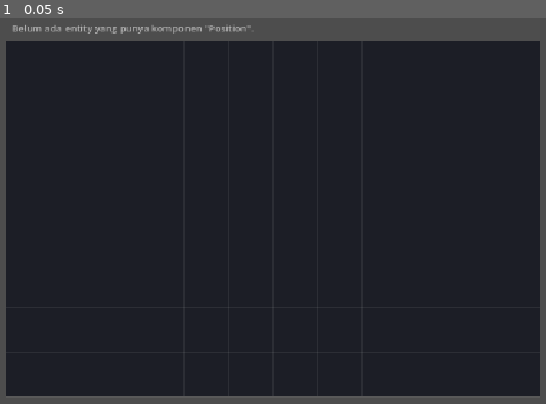
Above: before the commit, frame 1.
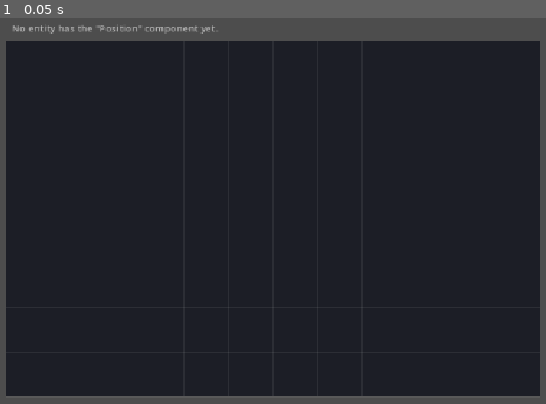
Above: after the commit, the same moment.

Repository: Ahingg/amalgaform
Game: Godot game, scene res://view/main.tscn
Two runs of this game, one before a commit and one after it. Both use one fixed random seed, a clock stepped at 60 frames per second and the inputs below.
Inputs:
- Up to frame 1 (0.05 s): no input

The runs differ from the first frame. In frame 1, 0.3% of the frame differs, in the area x 2-46%, y 1-5%.

Commit message:
Switch view layer and sim README to English
Identifiers and comments in view/renderer.gd, sim/README.md and the inserted
lines in view/main.gd are now English. No behaviour change.

Co-Authored-By: Claude Opus 5 <noreply@anthropic.com>
Claude-Session: https://claude.ai/code/session_01LPc8W22Zk5G2ppB9vrTEnU

Diff:
--- /dev/null
+++ b/challenge-6/sim/systems/move_system.gd
@@ -0,0 +1,3 @@
+class_name MoveSystem
+
+extends RefCounted
--- a/challenge-6/view/main.gd
+++ b/challenge-6/view/main.gd
@@ -33,8 +33,8 @@
 	#print(world.entity_have_component(Comp.WIND, e1))
 
 
-	# Lapisan tampilan. Ditambahkan dari kode biar scene-nya tetap sederhana.
-	# renderer.gd cuma BACA world, gak pernah nulis apa pun ke sim/.
+	# View layer. Added from code to keep the scene file simple.
+	# renderer.gd only READS world, it never writes into sim/.
 	add_child(WorldRenderer.new())
 
 
--- a/challenge-6/view/renderer.gd
+++ b/challenge-6/view/renderer.gd
@@ -2,27 +2,27 @@
 extends Node2D
 
 # ============================================================================
-# LAPISAN TAMPILAN — CUMA BACA
+# VIEW LAYER — READ ONLY
 #
-# File ini tidak pernah menulis apa pun ke World. Dia cuma bertanya dan
-# menggambar. Kalau suatu saat file ini dihapus, simulasi tetap jalan sama
-# persis — cuma jadi tidak kelihatan.
+# This file never writes anything into World. It only asks and draws. If this
+# file were deleted, the simulation would still run exactly the same — it would
+# just be invisible.
 #
-# KONTRAK dengan sim/:
-#   - komponen "Position" berisi {"x": float, "y": float} dalam satuan petak
-#   - komponen "Size" (opsional) berisi {"w": float, "h": float}, default 1x1
+# CONTRACT with sim/:
+#   - component "Position" holds {"x": float, "y": float} in tile units
+#   - component "Size" (optional) holds {"w": float, "h": float}, default 1x1
 #
-# Sengaja pakai string mentah, bukan Comp.XXX, supaya file ini tidak pernah
-# bikin sim/ gagal di-parse kalau nama konstantanya belum ada atau berubah.
-# Kalau ada nama komponen baru yang mau kelihatan, tambahkan di BADGE_ORDER.
+# Raw strings are used here on purpose instead of Comp.XXX, so that this file
+# can never break sim/ parsing if a constant is missing or renamed.
+# To make a new component show up as a badge, add it to BADGE_ORDER.
 # ============================================================================
 
-const KOMPONEN_POSISI := "Position"
-const KOMPONEN_UKURAN := "Size"
-const KOMPONEN_DELAY := "Delay"
+const COMP_POSITION := "Position"
+const COMP_SIZE := "Size"
+const COMP_DELAY := "Delay"
 
-# Urutan menentukan prioritas warna: yang paling atas menang.
-const WARNA_KOMPONEN := {
+# Order matters: the first matching component wins the color.
+const COMPONENT_COLORS := {
 	"Burn": Color(1.0, 0.45, 0.15),
 	"Fire": Color(0.95, 0.3, 0.2),
 	"Water": Color(0.25, 0.6, 1.0),
@@ -31,18 +31,18 @@
 	"Health": Color(0.55, 0.8, 0.4),
 }
 
-# Komponen yang namanya ditulis di bawah tiap entity, biar kelihatan
-# entity itu lagi "berbentuk" apa. Ini alat debug ECS yang paling kepakai.
+# Component names printed under each entity, so you can see what shape that
+# entity currently has. This is the most useful ECS debugging tool here.
 const BADGE_ORDER := [
 	"Position", "Velocity", "Size", "Delay", "Fire", "Water", "Wind",
 	"Burn", "Damaged", "Health",
 ]
 
-@export var lebar_grid: int = 12
-@export var tinggi_grid: int = 8
-@export var ukuran_petak: float = 64.0
+@export var grid_width: int = 12
+@export var grid_height: int = 8
+@export var tile_size: float = 64.0
 @export var margin: Vector2 = Vector2(48, 48)
-@export var tampilkan_badge: bool = true
+@export var show_badges: bool = true
 
 var _font: Font
 
@@ -52,138 +52,138 @@
 
 
 func _process(_delta: float) -> void:
-	# Simulasi berjalan di _physics_process milik Main. Di sini kita cuma minta
-	# gambar ulang tiap frame layar.
+	# The simulation advances in Main's _physics_process. Here we only ask for
+	# a repaint every rendered frame.
 	queue_redraw()
 
 
 func _draw() -> void:
-	_gambar_grid()
+	_draw_grid()
 
-	var world = _ambil_world()
+	var world = _get_world()
 	if world == null:
-		_gambar_pesan("World belum ada di Main. Renderer nunggu.")
+		_draw_message("No World on Main yet. Renderer is waiting.")
 		return
 
-	var kunci: Array[String] = [KOMPONEN_POSISI]
-	var ids: Array[int] = world.get_entities_with_comp(kunci)
+	var query: Array[String] = [COMP_POSITION]
+	var ids: Array[int] = world.get_entities_with_comp(query)
 
 	if ids.is_empty():
-		_gambar_pesan("Belum ada entity yang punya komponen \"%s\"." % KOMPONEN_POSISI)
+		_draw_message("No entity has the \"%s\" component yet." % COMP_POSITION)
 		return
 
 	for id in ids:
-		_gambar_entity(world, id)
+		_draw_entity(world, id)
 
 
-# --- pengambilan world -------------------------------------------------------
+# --- world lookup ------------------------------------------------------------
 
-# Sengaja diambil ulang tiap frame, bukan disimpan sekali di _ready.
-# Alasannya: pas retry, Main bikin World BARU. Kalau referensinya di-cache,
-# renderer bakal terus menggambar dunia lama yang sudah dibuang.
-func _ambil_world():
-	var induk := get_parent()
-	if induk == null:
+# Fetched every frame on purpose instead of cached once in _ready.
+# Reason: on retry, Main builds a NEW World. A cached reference would keep
+# drawing the old, discarded world forever.
+func _get_world():
+	var parent := get_parent()
+	if parent == null:
 		return null
-	return induk.get("world")
+	return parent.get("world")
 
 
-# --- menggambar --------------------------------------------------------------
+# --- drawing -----------------------------------------------------------------
 
-func _gambar_grid() -> void:
-	var w := lebar_grid * ukuran_petak
-	var h := tinggi_grid * ukuran_petak
+func _draw_grid() -> void:
+	var w := grid_width * tile_size
+	var h := grid_height * tile_size
 
 	draw_rect(Rect2(margin, Vector2(w, h)), Color(0.11, 0.12, 0.15), true)
 
-	var warna_garis := Color(1, 1, 1, 0.07)
-	for i in range(lebar_grid + 1):
-		var x := margin.x + i * ukuran_petak
-		draw_line(Vector2(x, margin.y), Vector2(x, margin.y + h), warna_garis, 1.0)
-	for j in range(tinggi_grid + 1):
-		var y := margin.y + j * ukuran_petak
-		draw_line(Vector2(margin.x, y), Vector2(margin.x + w, y), warna_garis, 1.0)
+	var line_color := Color(1, 1, 1, 0.07)
+	for i in range(grid_width + 1):
+		var x := margin.x + i * tile_size
+		draw_line(Vector2(x, margin.y), Vector2(x, margin.y + h), line_color, 1.0)
+	for j in range(grid_height + 1):
+		var y := margin.y + j * tile_size
+		draw_line(Vector2(margin.x, y), Vector2(margin.x + w, y), line_color, 1.0)
 
 
-func _gambar_entity(world, id: int) -> void:
-	var pos: Dictionary = world.get_component_value(KOMPONEN_POSISI, id)
+func _draw_entity(world, id: int) -> void:
+	var pos: Dictionary = world.get_component_value(COMP_POSITION, id)
 	var px: float = float(pos.get("x", 0.0))
 	var py: float = float(pos.get("y", 0.0))
 
-	var lebar := 1.0
-	var tinggi := 1.0
-	if world.entity_have_component(KOMPONEN_UKURAN, id):
-		var uk: Dictionary = world.get_component_value(KOMPONEN_UKURAN, id)
-		lebar = float(uk.get("w", 1.0))
-		tinggi = float(uk.get("h", 1.0))
+	var w := 1.0
+	var h := 1.0
+	if world.entity_have_component(COMP_SIZE, id):
+		var s: Dictionary = world.get_component_value(COMP_SIZE, id)
+		w = float(s.get("w", 1.0))
+		h = float(s.get("h", 1.0))
 
-	var kiri_atas := margin + Vector2(px, py) * ukuran_petak
-	var ukuran := Vector2(lebar, tinggi) * ukuran_petak
-	var kotak := Rect2(kiri_atas, ukuran)
+	var top_left := margin + Vector2(px, py) * tile_size
+	var size := Vector2(w, h) * tile_size
+	var rect := Rect2(top_left, size)
 
-	var warna := _warna_untuk(world, id)
+	var color := _color_for(world, id)
 
-	# Petak-petak yang tersentuh entity ini (okupansi biner: nyentuh = masuk).
-	# Ditandai tipis supaya kelihatan kalau satu entity lagi berdiri di dua petak.
-	_tandai_petak_tersentuh(px, py, lebar, tinggi, warna)
+	# Tiles touched by this entity (binary occupancy: touching means inside).
+	# Highlighted faintly so you can see when one entity straddles two tiles.
+	_highlight_occupied_tiles(px, py, w, h, color)
 
-	draw_rect(kotak, Color(warna.r, warna.g, warna.b, 0.85), true)
-	draw_rect(kotak, Color(1, 1, 1, 0.5), false, 1.5)
+	draw_rect(rect, Color(color.r, color.g, color.b, 0.85), true)
+	draw_rect(rect, Color(1, 1, 1, 0.5), false, 1.5)
 
-	# Delay digambar sebagai bar progres di atas entity.
-	if world.entity_have_component(KOMPONEN_DELAY, id):
-		_gambar_bar_delay(world, id, kiri_atas, ukuran.x)
+	# Delay is drawn as a progress bar above the entity.
+	if world.entity_have_component(COMP_DELAY, id):
+		_draw_delay_bar(world, id, top_left, size.x)
 
-	draw_string(_font, kiri_atas + Vector2(5, 16), "#%d" % id,
+	draw_string(_font, top_left + Vector2(5, 16), "#%d" % id,
 		HORIZONTAL_ALIGNMENT_LEFT, -1, 13, Color(0, 0, 0, 0.75))
 
-	if tampilkan_badge:
-		var badge := _daftar_komponen(world, id)
-		if badge != "":
-			draw_string(_font, kiri_atas + Vector2(0, ukuran.y + 13), badge,
+	if show_badges:
+		var badges := _component_badges(world, id)
+		if badges != "":
+			draw_string(_font, top_left + Vector2(0, size.y + 13), badges,
 				HORIZONTAL_ALIGNMENT_LEFT, -1, 11, Color(1, 1, 1, 0.65))
 
 
-func _tandai_petak_tersentuh(px: float, py: float, w: float, h: float, warna: Color) -> void:
+func _highlight_occupied_tiles(px: float, py: float, w: float, h: float, color: Color) -> void:
 	var x0 := floori(px)
 	var y0 := floori(py)
 	var x1 := ceili(px + w) - 1
 	var y1 := ceili(py + h) - 1
 	for tx in range(x0, x1 + 1):
 		for ty in range(y0, y1 + 1):
-			var p := margin + Vector2(tx, ty) * ukuran_petak
-			draw_rect(Rect2(p, Vector2(ukuran_petak, ukuran_petak)),
-				Color(warna.r, warna.g, warna.b, 0.13), true)
+			var p := margin + Vector2(tx, ty) * tile_size
+			draw_rect(Rect2(p, Vector2(tile_size, tile_size)),
+				Color(color.r, color.g, color.b, 0.13), true)
 
 
-func _gambar_bar_delay(world, id: int, kiri_atas: Vector2, lebar_px: float) -> void:
-	var d: Dictionary = world.get_component_value(KOMPONEN_DELAY, id)
-	var durasi: float = float(d.get("duration", 0.0))
-	if durasi <= 0.0:
+func _draw_delay_bar(world, id: int, top_left: Vector2, width_px: float) -> void:
+	var d: Dictionary = world.get_component_value(COMP_DELAY, id)
+	var duration: float = float(d.get("duration", 0.0))
+	if duration <= 0.0:
 		return
-	var lewat: float = float(d.get("elapsed", 0.0))
-	var rasio: float = clampf(lewat / durasi, 0.0, 1.0)
+	var elapsed: float = float(d.get("elapsed", 0.0))
+	var ratio: float = clampf(elapsed / duration, 0.0, 1.0)
 
-	var atas := kiri_atas + Vector2(0, -9)
-	draw_rect(Rect2(atas, Vector2(lebar_px, 5)), Color(0, 0, 0, 0.55), true)
-	draw_rect(Rect2(atas, Vector2(lebar_px * rasio, 5)), Color(0.95, 0.85, 0.3), true)
+	var bar_top := top_left + Vector2(0, -9)
+	draw_rect(Rect2(bar_top, Vector2(width_px, 5)), Color(0, 0, 0, 0.55), true)
+	draw_rect(Rect2(bar_top, Vector2(width_px * ratio, 5)), Color(0.95, 0.85, 0.3), true)
 
 
-func _warna_untuk(world, id: int) -> Color:
-	for nama in WARNA_KOMPONEN:
-		if world.entity_have_component(nama, id):
-			return WARNA_KOMPONEN[nama]
+func _color_for(world, id: int) -> Color:
+	for comp_name in COMPONENT_COLORS:
+		if world.entity_have_component(comp_name, id):
+			return COMPONENT_COLORS[comp_name]
 	return Color(0.75, 0.75, 0.8)
 
 
-func _daftar_komponen(world, id: int) -> String:
-	var punya: Array[String] = []
-	for nama in BADGE_ORDER:
-		if world.entity_have_component(nama, id):
-			punya.append(nama)
-	return " ".join(punya)
+func _component_badges(world, id: int) -> String:
+	var owned: Array[String] = []
+	for comp_name in BADGE_ORDER:
+		if world.entity_have_component(comp_name, id):
+			owned.append(comp_name)
+	return " ".join(owned)
 
 
-func _gambar_pesan(teks: String) -> void:
-	draw_string(_font, margin + Vector2(8, -14), teks,
+func _draw_message(text: String) -> void:
+	draw_string(_font, margin + Vector2(8, -14), text,
 		HORIZONTAL_ALIGNMENT_LEFT, -1, 14, Color(1, 1, 1, 0.6))
Not shown, added: challenge-6/sim/systems/move_system.gd.uid
Not shown, added: challenge-6/view/renderer.gd.uid
Not shown, changed: challenge-6/sim/README.md
